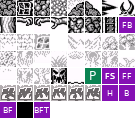
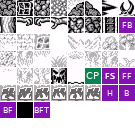
Comparing the layer stacks of the two w=135, h=135 images. Changes:
renamed "P" to "CP", painted on it over [86, 71, 99, 80]
